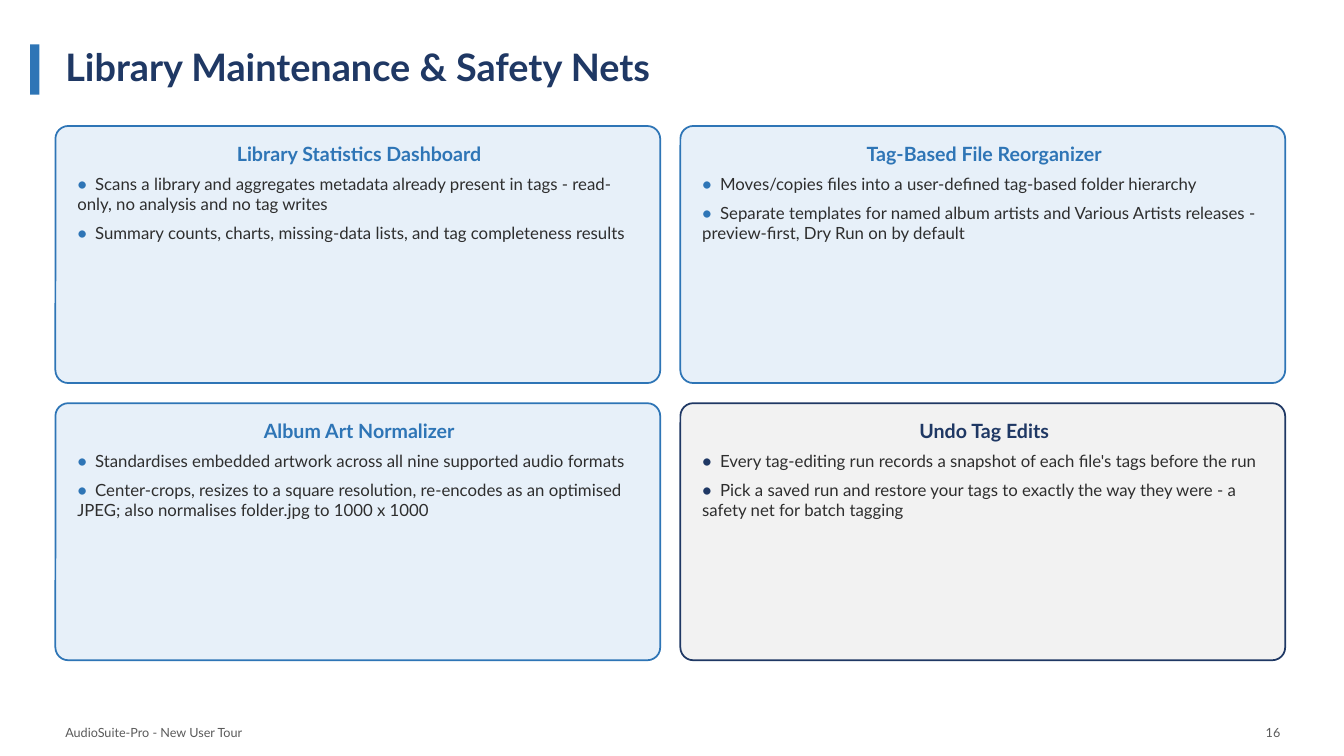
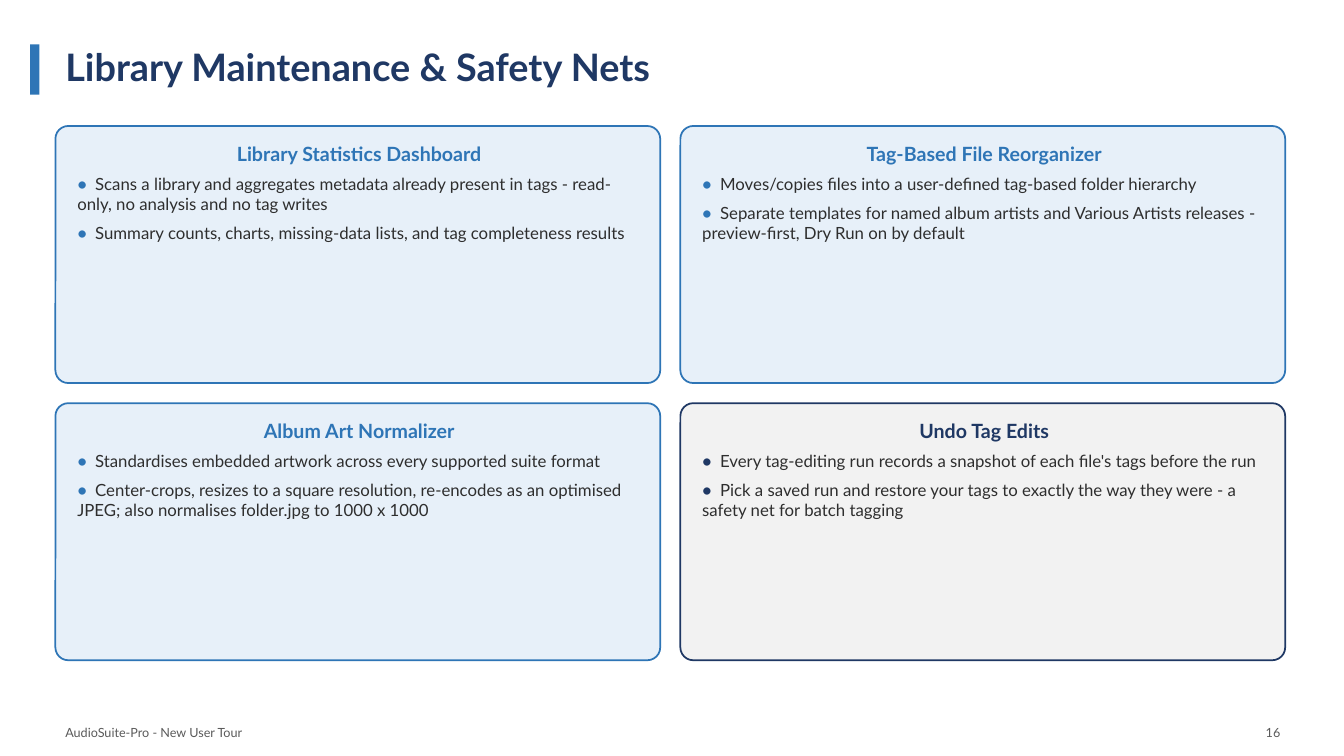
Before and after one commit to wilte01/AudioSuite-Pro, a slide deck: slide 19 of documentation/user_guides/suite_overview/AudioSuite-Pro_New_User_Presentation.pptx. Drawn at 1344x756 pixels with LibreOffice and Linux fonts; fonts in the diff are those of the drawing. Boxes give left, top, right and bottom in pixels: in the first picture for what was removed or moved away, otherwise in the second. Text is boxed around its words. In the diff, an @@ line names an element or a change of style, - is before the commit and + after.

```diff
--- a/documentation/user_guides/suite_overview/AudioSuite-Pro_New_User_Presentation.pptx
+++ b/documentation/user_guides/suite_overview/AudioSuite-Pro_New_User_Presentation.pptx
@@ text in rounded rectangle at [95,454,600,470]: text changed @@
-• Standardises embedded artwork across all nine supported audio formats
+• Standardises embedded artwork across every supported suite format
```
Also in this commit, not shown: 5 other slides changed, 10 other files.
